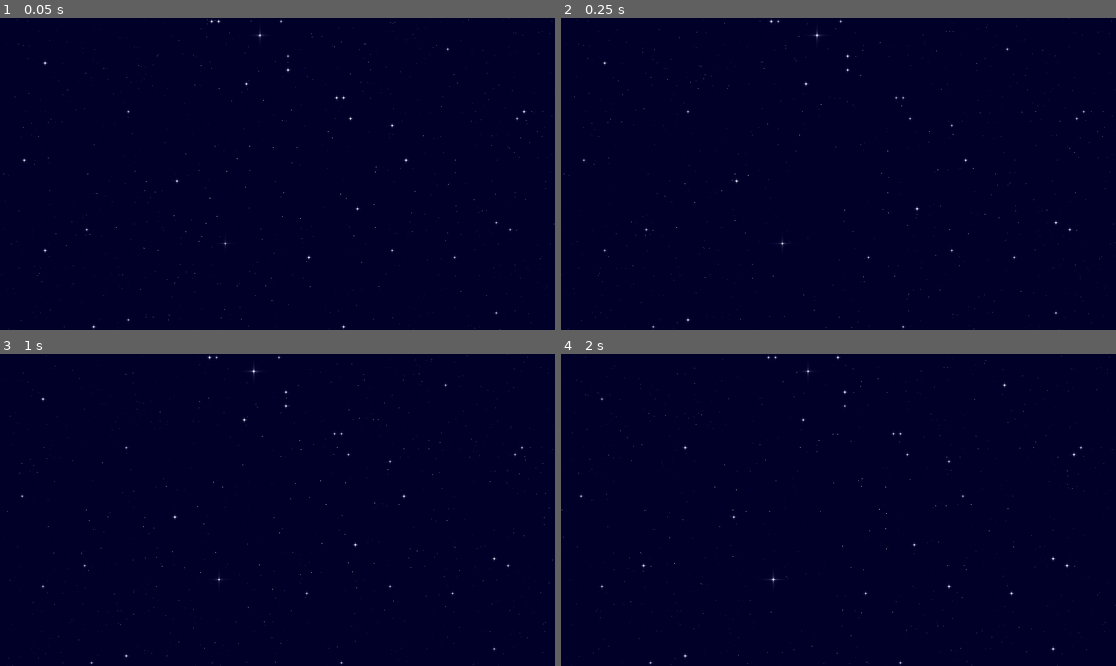
Above: before the commit, frames 1-4 (two rows, left to right).
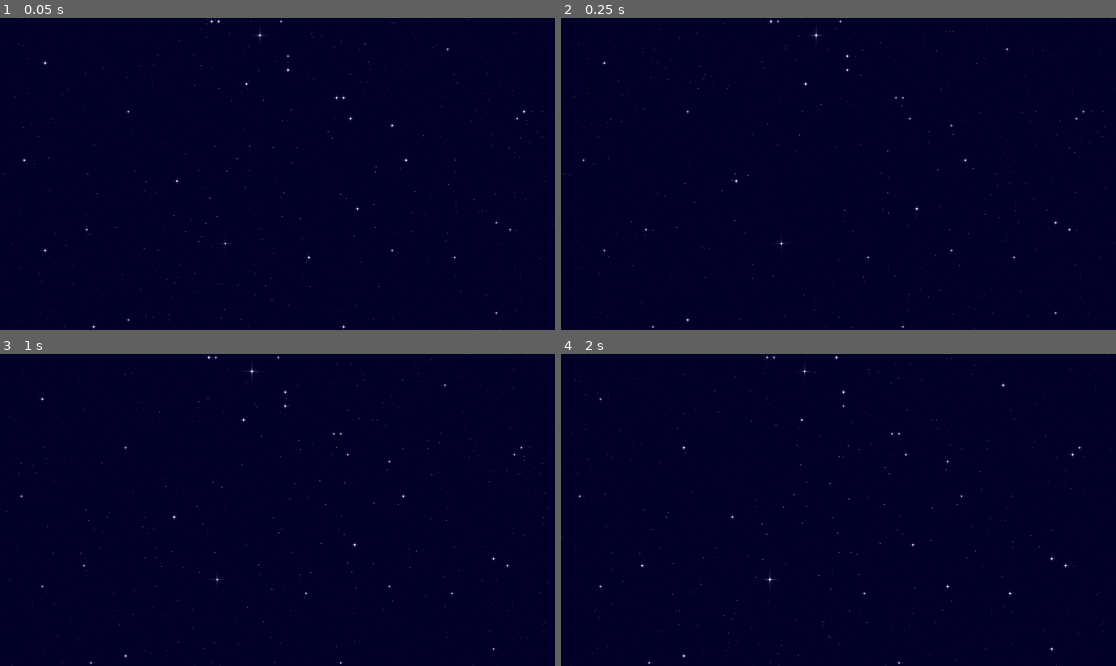
Above: after the commit, the same moments.

Repository: HenriSup/Mags
Game: Godot game, scene res://Scenes/main_scene.tscn
The game is run twice, just before and just after one commit, with the same random seed, the same clock (stepped at 60 frames per second) and the same inputs.
Inputs (mouse positions are in pixels of both pictures, inside the frame that each line leads up to):
- Up to frame 1 (0.05 s): no input
- Up to frame 2 (0.25 s): no input
- Up to frame 3 (1 s): move the mouse to (399, 494) at 0.52 s; hold Right (right) from 0.53 s (still down); tap R (R) at 0.6 s; click (399, 494) at 0.67 s
- Up to frame 4 (2 s): move the mouse to (727, 525) at 1.27 s; release Right (right) at 1.28 s; hold Down (down) from 1.28 s (still down); tap R (R) at 1.35 s

Frame 1 is identical in both runs. In frame 2, less than 0.1% of the frame differs, in the area x 3-95%, y 0-100%; in frame 3, 0.4%; in frame 4, 0.5%, in the area x 0-100%, y 0-100%.

Commit message:
add lot of stuff

Diff:
--- a/Scenes/main_scene.tscn
+++ b/Scenes/main_scene.tscn
@@ -226,6 +226,18 @@
 "update": 0,
 "values": [Vector2(4, 4)]
 }
+tracks/11/type = "value"
+tracks/11/imported = false
+tracks/11/enabled = true
+tracks/11/path = NodePath("../Joueur/Offset/SpriteHolder/ShakeContainer/AnimatedSprite2D:modulate")
+tracks/11/interp = 1
+tracks/11/loop_wrap = true
+tracks/11/keys = {
+"times": PackedFloat32Array(0),
+"transitions": PackedFloat32Array(1),
+"update": 0,
+"values": [Color(1, 1, 1, 1)]
+}
 
 [sub_resource type="ParticleProcessMaterial" id="ParticleProcessMaterial_7ewk0"]
 particle_flag_disable_z = true
@@ -276,10 +288,10 @@
 tracks/0/interp = 1
 tracks/0/loop_wrap = true
 tracks/0/keys = {
-"times": PackedFloat32Array(0, 132.46666),
-"transitions": PackedFloat32Array(-1.2745605, 1),
-"update": 0,
-"values": [Vector2(0, 0), Vector2(60000, 0)]
+"times": PackedFloat32Array(0, 50.4, 51.5, 69.8),
+"transitions": PackedFloat32Array(-1.2745605, 1, 2, 1),
+"update": 0,
+"values": [Vector2(0, 0), Vector2(21800, 0), Vector2(21800, 0), Vector2(21800, 20000)]
 }
 tracks/1/type = "audio"
 tracks/1/imported = false
@@ -402,11 +414,17 @@
 tracks/10/interp = 1
 tracks/10/loop_wrap = true
 tracks/10/keys = {
-"times": PackedFloat32Array(10.4),
-"transitions": PackedFloat32Array(1),
+"times": PackedFloat32Array(10.4, 45.4, 45.5),
+"transitions": PackedFloat32Array(1, 1, 1),
 "values": [{
 "args": [],
 "method": &"_allow_movement"
+}, {
+"args": [],
+"method": &"_disable_movement"
+}, {
+"args": [],
+"method": &"_activate_move_center"
 }]
 }
 tracks/11/type = "value"
@@ -416,10 +434,10 @@
 tracks/11/interp = 1
 tracks/11/loop_wrap = true
 tracks/11/keys = {
-"times": PackedFloat32Array(26.4, 27.3, 28.4, 31.7, 33, 35, 37.5, 40, 42.6, 45, 48.83696),
-"transitions": PackedFloat32Array(2, 2, -2, 1, -2, -2, -2, -2, -2, -2, -2),
-"update": 0,
-"values": [Vector2(669, -854), Vector2(1288, -777), Vector2(1329, 4), Vector2(553, -4), Vector2(553, -4), Vector2(553, -356), Vector2(553, 356), Vector2(553, -356), Vector2(553, 356), Vector2(553, -356), Vector2(1100, 4)]
+"times": PackedFloat32Array(26.4, 27.3, 28.4, 31.7, 33, 35, 37.5, 40, 42.6, 45, 48.83696, 51.3, 52.3),
+"transitions": PackedFloat32Array(2, 2, -2, 1, -2, -2, -2, -2, -2, -2, -2, -2, 1),
+"update": 0,
+"values": [Vector2(669, -854), Vector2(1288, -777), Vector2(1329, 4), Vector2(553, -4), Vector2(553, -4), Vector2(553, -356), Vector2(553, 356), Vector2(553, -356), Vector2(553, 356), Vector2(553, -356), Vector2(1100, 4), Vector2(1100, 4), Vector2(1100, -900)]
 }
 tracks/12/type = "value"
 tracks/12/imported = false
@@ -428,7 +446,7 @@
 tracks/12/interp = 1
 tracks/12/loop_wrap = true
 tracks/12/keys = {
-"times": PackedFloat32Array(33, 45.3),
+"times": PackedFloat32Array(32.4, 45.3),
 "transitions": PackedFloat32Array(1, 1),
 "update": 1,
 "values": [true, false]
@@ -464,10 +482,49 @@
 tracks/15/interp = 1
 tracks/15/loop_wrap = true
 tracks/15/keys = {
-"times": PackedFloat32Array(48.5, 49.3),
-"transitions": PackedFloat32Array(0.5, 1),
-"update": 0,
-"values": [Vector2(4, 0), Vector2(4, 4)]
+"times": PackedFloat32Array(48.5, 48.9, 51, 51.4),
+"transitions": PackedFloat32Array(-2, 1, -2, 1),
+"update": 0,
+"values": [Vector2(4, 0), Vector2(4, 4), Vector2(4, 4), Vector2(4, 0)]
+}
+tracks/16/type = "value"
+tracks/16/imported = false
+tracks/16/enabled = true
+tracks/16/path = NodePath("../Joueur/Offset/SpriteHolder/ShakeContainer/AnimatedSprite2D:modulate")
+tracks/16/interp = 1
+tracks/16/loop_wrap = true
+tracks/16/keys = {
+"times": PackedFloat32Array(48.5, 48.8, 51, 51.4),
+"transitions": PackedFloat32Array(1, 1, 1, 1),
+"update": 0,
+"values": [Color(1, 1, 1, 1), Color(0, 0, 0, 1), Color(0, 0, 0, 1), Color(1, 1, 1, 1)]
+}
+tracks/17/type = "method"
+tracks/17/imported = false
+tracks/17/enabled = true
+tracks/17/path = NodePath("../Joueur/Offset/SpriteHolder/ShakeContainer/VibrateShaker")
+tracks/17/interp = 1
+tracks/17/loop_wrap = true
+tracks/17/keys = {
+"times": PackedFloat32Array(48.5, 50.6),
+"transitions": PackedFloat32Array(1, 1),
+"values": [{
+"args": [],
+"method": &"play_shake"
+}, {
+"args": [],
+"method": &"stop_shake"
+}]
+}
+tracks/18/type = "animation"
+tracks/18/imported = false
+tracks/18/enabled = true
+tracks/18/path = NodePath("../Joueur/Offset/SpriteHolder/ShakeContainer/AnimationPlayer")
+tracks/18/interp = 1
+tracks/18/loop_wrap = true
+tracks/18/keys = {
+"clips": PackedStringArray("falling"),
+"times": PackedFloat32Array(51.4)
 }
 
 [sub_resource type="AnimationLibrary" id="AnimationLibrary_7ewk0"]
@@ -652,6 +709,47 @@
 "transitions": PackedFloat32Array(1),
 "update": 1,
 "values": [-83.00001]
+}
+tracks/3/type = "value"
+tracks/3/imported = false
+tracks/3/enabled = true
+tracks/3/path = NodePath("ShakeContainer/AnimatedSprite2D:rotation")
+tracks/3/interp = 1
+tracks/3/loop_wrap = true
+tracks/3/keys = {
+"times": PackedFloat32Array(0),
+"transitions": PackedFloat32Array(1),
+"update": 0,
+"values": [0.0]
+}
+
+[sub_resource type="Animation" id="Animation_15kh8"]
+resource_name = "falling"
+length = 1.2
+loop_mode = 1
+tracks/0/type = "value"
+tracks/0/imported = false
+tracks/0/enabled = true
+tracks/0/path = NodePath("ShakeContainer/AnimatedSprite2D:rotation")
+tracks/0/interp = 1
+tracks/0/loop_wrap = true
+tracks/0/keys = {
+"times": PackedFloat32Array(0, 1.2),
+"transitions": PackedFloat32Array(1, 1),
+"update": 0,
+"values": [0.0, -6.283185307179586]
+}
+tracks/1/type = "value"
+tracks/1/imported = false
+tracks/1/enabled = true
+tracks/1/path = NodePath("ShakeContainer/AnimatedSprite2D:frame")
+tracks/1/interp = 1
+tracks/1/loop_wrap = true
+tracks/1/keys = {
+"times": PackedFloat32Array(0),
+"transitions": PackedFloat32Array(1),
+"update": 1,
+"values": [5]
 }
 
 [sub_resource type="Animation" id="Animation_drdnd"]
@@ -694,10 +792,23 @@
 "update": 0,
 "values": [0.0, 10.0, -20.0, -22.0, -20.0, 0.0]
 }
+tracks/3/type = "value"
+tracks/3/imported = false
+tracks/3/enabled = true
+tracks/3/path = NodePath("ShakeContainer/AnimatedSprite2D:rotation")
+tracks/3/interp = 1
+tracks/3/loop_wrap = true
+tracks/3/keys = {
+"times": PackedFloat32Array(0),
+"transitions": PackedFloat32Array(1),
+"update": 0,
+"values": [0.0]
+}
 
 [sub_resource type="AnimationLibrary" id="AnimationLibrary_ioaeq"]
 _data = {
 &"RESET": SubResource("Animation_76v2p"),
+&"falling": SubResource("Animation_15kh8"),
 &"flying": SubResource("Animation_drdnd")
 }
 
@@ -830,6 +941,16 @@
 &"RESET": SubResource("Animation_s8qe6"),
 &"hurt": SubResource("Animation_yb0ja")
 }
+
+[sub_resource type="Resource" id="Resource_s8qe6"]
+script = ExtResource("21_nt2eh")
+amplitude = Vector2(20, 20)
+metadata/_custom_type_script = "uid://gsirvhsesq8"
+
+[sub_resource type="Resource" id="Resource_yb0ja"]
+script = ExtResource("14_2ebs2")
+PositionShake = Array[ExtResource("10_7ewk0")]([SubResource("Resource_s8qe6")])
+metadata/_custom_type_script = "uid://e0weqyqh15ib"
 
 [sub_resource type="AudioStreamRandomizer" id="AudioStreamRandomizer_b48ew"]
 random_pitch = 1.0657237
@@ -1192,11 +1313,12 @@
 shape = SubResource("CircleShape2D_7ewk0")
 
 [node name="Offset" type="Node2D" parent="Joueur" unique_id=1453962805]
+position = Vector2(-642.00006, 272.99988)
 
 [node name="SpriteHolder" type="Node2D" parent="Joueur/Offset" unique_id=1537462783]
 
 [node name="ShakeContainer" type="Node2D" parent="Joueur/Offset/SpriteHolder" unique_id=1600341810]
-position = Vector2(3.4460258, 3.7433643)
+position = Vector2(3.7960532, 3.6531954)
 
 [node name="ShakerComponent2D" type="Node2D" parent="Joueur/Offset/SpriteHolder/ShakeContainer" unique_id=864861535]
 script = ExtResource("9_m1efj")
@@ -1229,6 +1351,7 @@
 z_index = -1
 material = SubResource("CanvasItemMaterial_huasi")
 position = Vector2(-99, 23.000122)
+rotation = 1.5707964
 amount = 22
 texture = ExtResource("8_huasi")
 lifetime = 1.5
@@ -1258,6 +1381,13 @@
 
 [node name="AnimationPlayer2" type="AnimationPlayer" parent="Joueur/Offset/SpriteHolder/ShakeContainer" unique_id=34408499]
 libraries/ = SubResource("AnimationLibrary_15kh8")
+
+[node name="VibrateShaker" type="Node2D" parent="Joueur/Offset/SpriteHolder/ShakeContainer" unique_id=448205309]
+script = ExtResource("9_m1efj")
+fade_in = 0.0049787536
+fade_out = 0.08246955
+shakerPreset = SubResource("Resource_yb0ja")
+metadata/_custom_type_script = "uid://cpqa3s6je741u"
 
 [node name="KirbyStarSFX" type="AudioStreamPlayer2D" parent="Joueur/Offset" unique_id=248027288]
 volume_db = 13.214
@@ -1400,13 +1530,11 @@
 stream = SubResource("AudioStreamRandomizer_5bov3")
 volume_db = 8.796
 
-[node name="flame" parent="." unique_id=625412286 instance=ExtResource("25_5cm5d")]
-position = Vector2(5713, -3)
-
 [node name="AnimatedSprite2D" type="AnimatedSprite2D" parent="." unique_id=204478205]
 visible = false
 z_index = -2
 position = Vector2(-64, 0)
 scale = Vector2(4, 4)
 sprite_frames = SubResource("SpriteFrames_5w0f0")
-frame_progress = 0.38426673
+autoplay = "default"
+frame_progress = 0.12536855
--- a/Scenes/player.gd
+++ b/Scenes/player.gd
@@ -4,13 +4,15 @@
 @export var player_bullet: PackedScene
 @export var shooting_sprite: AnimatedSprite2D
 @export var can_move = false
+@export var should_go_center = false
+@export var is_falling = false
 const SPEED = 600.0
 
 func _physics_process(_delta):
 
-	var direction = Input.get_vector("left","right","up","down")
-	velocity= direction * SPEED
 	if can_move:
+		var direction = Input.get_vector("left","right","up","down")
+		velocity= direction * SPEED
 		move_and_slide()
 
 	var wantsToShoot = false
@@ -24,7 +26,13 @@
 		shooting_sprite.frame=0
 		shooting_sprite.play("default")
 		$ShootSound.play()
-		pass
+	if should_go_center:
+		var direction_center = global_position.direction_to(Vector2(0,0))
+		velocity= direction_center * SPEED/3
+		move_and_slide()
+		if ((global_position.x > -5) and (global_position.x <5 )):
+			if ((global_position.y > -5) and (global_position.y < 5)):
+				should_go_center=false
 
 
 func _allow_movement():
@@ -33,6 +41,12 @@
 func _disable_movement():
 	can_move=false
 
+func _activate_move_center():
+	should_go_center = true
+
+func _disable_move_center():
+	should_go_center = false
+
 func _takeHit():
 	print("ouillle")
 	$Offset/SpriteHolder/ShakeContainer/AnimationPlayer2.play("hurt")
